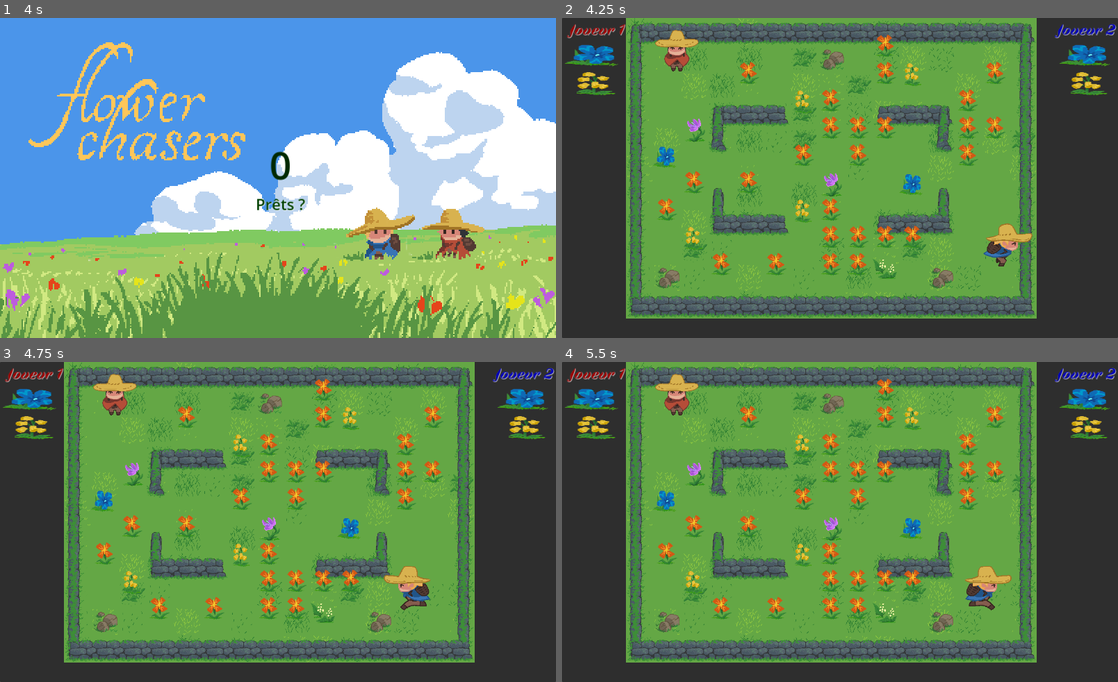
Above: before the commit, frames 1-4 (two rows, left to right).
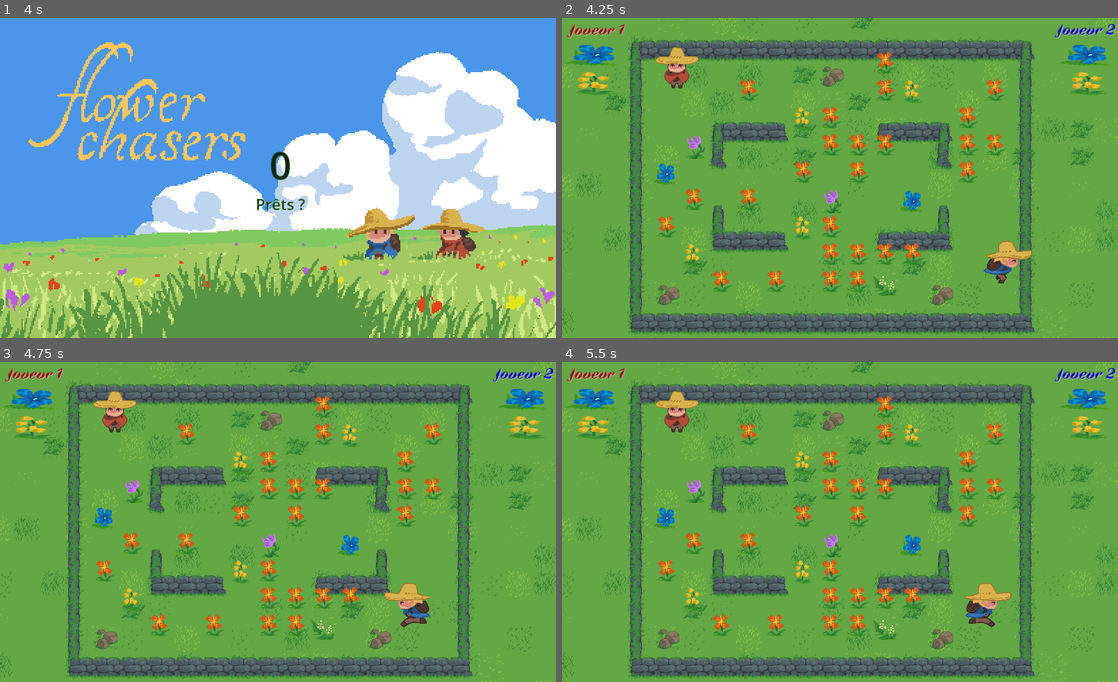
Above: after the commit, the same moments.

Repository: FablabMurat/2025GameJamCantal-1
Game: Godot game, scene res://root.tscn
Same seed, same stepped clock (60 frames per second), same inputs: the game is played once before the commit and once after it.
Inputs:
- Up to frame 1 (4 s): tap Enter (ui_accept) at 0.5, 0.77, 1.52, 3.02, 3.5, 3.77 s; hold Right (ui_right) 0.53-2.03 s; hold Left (ui_left) 2.03-2.78 s; hold Right (ui_right) from 2.78 s (still down)
- Up to frame 2 (4.25 s): keep holding Right (ui_right)
- Up to frame 3 (4.75 s): release Right (ui_right) at 4.28 s; hold Left (ui_left) from 4.28 s (still down); tap Enter (ui_accept) at 4.52 s
- Up to frame 4 (5.5 s): release Left (ui_left) at 5.03 s; hold Right (ui_right) from 5.03 s (still down)

Frame 1 is identical in both runs. In frame 2, 61% of the frame differs, in the area x 0-100%, y 0-100%; in frame 3, 61%; in frame 4, 61%.

Commit message:
Décalage de la zone de jeu pour éviter que le chapeau des persos soit tronqués aquand ils sont tout en haut. fix #20 Affichage de gazon sur tout l'écran

Diff:
--- a/niveau.gd
+++ b/niveau.gd
@@ -12,7 +12,7 @@
 
 # Called when the node enters the scene tree for the first time.
 func _ready() -> void:
-	#semegazon()
+	semegazon()
 	setupLevelYSort()
 	var inlinesum = func sum(accum, num): return accum+num*20
 	newplants(30,mission.map(func xx(elt): return elt*2))
--- a/niveau.tscn
+++ b/niveau.tscn
@@ -47,12 +47,7 @@
 script = ExtResource("1_evebv")
 
 [node name="ZoneJeu" type="Node2D" parent="."]
-position = Vector2(150, 0)
-
-[node name="MarkerPerso1" type="Marker2D" parent="ZoneJeu"]
-
-[node name="MarkerPerso2" type="Marker2D" parent="ZoneJeu"]
-position = Vector2(593, 392)
+position = Vector2(150, 40)
 
 [node name="LayerGazon" type="TileMapLayer" parent="ZoneJeu"]
 position = Vector2(-120, -64)
@@ -62,6 +57,7 @@
 unique_name_in_owner = true
 
 [node name="PanelContainer" type="PanelContainer" parent="."]
+top_level = true
 offset_right = 1296.0
 offset_bottom = 741.0
 theme_override_styles/panel = SubResource("StyleBoxEmpty_npq7m")
